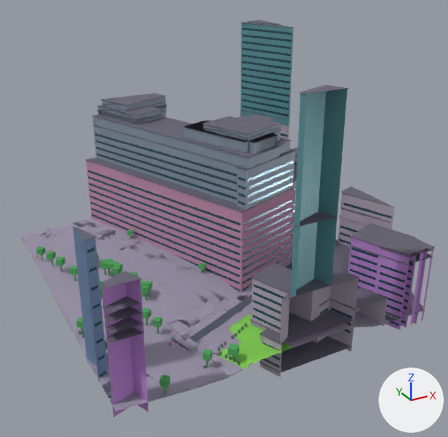
An edit to the glTF model public/maps/melbourne/chunks/5_-18.glb, drawn before and after from the same camera.
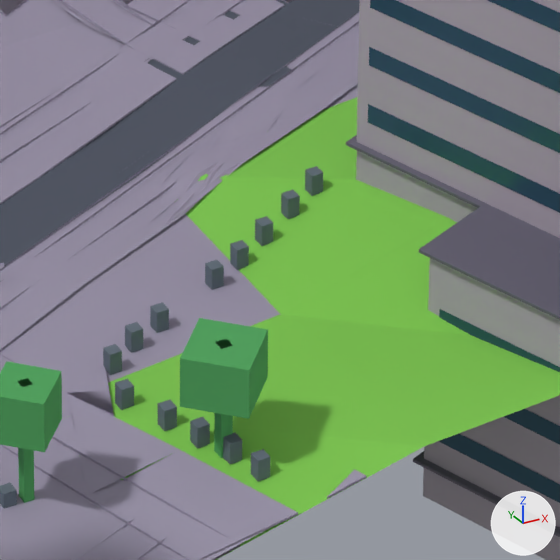
Each version is shown whole from a 50 mm lens placed at (553.7, 1909.2, 146.0), pointed at (657.2, 2097.4, 51.9), then close up on the part from 46% to 62% of the width and 69% to 86% of the height. Lighting does not change. The marker at lower right points along +X, +Y and +Z. The first two pictures are the older version. Where no turn or scale is listed for an object, it has been applied to the vertices. Vertices at exactly the same position are counted once.

Objects in the first close-up: 'compiled-chunk'.
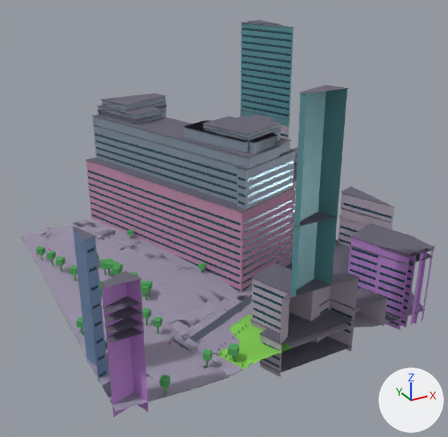
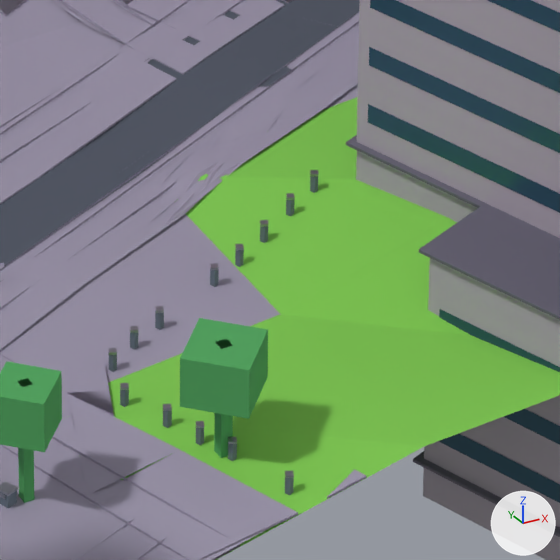
The edits, one by one:
me_mesh_0 is used by ob_compiled_chunk; location (654.0, 2105.86, 65.23).
me_mesh_0 had 9254 vertices, 11376 faces and spanned x -60.0..60.0, y -60.3..60.3, z -49.2..49.2.
me_mesh_0 now has 9646 vertices, 11964 faces and spans x -60.0..60.0, y -60.3..60.3, z -49.2..49.2.
me_mesh_0 part 1: the loose piece of 8 vertices spanning x -21.1..-20.5, y -50.0..-49.4, z -40.6..-39.5 is turned 110.1 degrees about the z axis through its middle and scaled by 0.854, then moved by (-7.3, -3.1, -0.7).
me_mesh_0 part 2: the loose piece of 8 vertices spanning x -18.9..-18.3, y -46.7..-46.1, z -40.4..-39.4 is scaled about its middle by (-0.407, -0.407, 0.853), then moved by (0.0, 0.0, -0.1).
me_mesh_0 part 3: the loose piece of 8 vertices spanning x -13.8..-13.2, y -44.8..-44.2, z -40.0..-38.9 is scaled about its middle by (-0.409, -0.407, 0.853), then moved by (0.0, 0.0, -0.1).
me_mesh_0 part 4: the loose piece of 8 vertices spanning x -10.5..-9.9, y -43.6..-43.0, z -39.5..-38.4 is scaled about its middle by (-0.407, -0.402, 0.859), then moved by (20.6, 20.0, 1.8).
me_mesh_0 part 5: the loose piece of 8 vertices spanning x -20.4..-19.7, y -52.4..-51.8, z -40.4..-39.4 is copied, and the copy is scaled about its middle by (-0.512, -0.512, 0.112), then moved by (0.0, 0.0, 0.4), in mat_rail (grey #9ea2a8); it spans x -20.3..-19.8, y -52.3..-51.8, z -39.5..-39.4.
me_mesh_0 part 6: the loose piece of 8 vertices spanning x -21.1..-20.5, y -50.0..-49.4, z -40.6..-39.5 is copied, and the copy is scaled about its middle by (-0.512, -0.512, 0.112), then moved by (0.0, 0.0, 0.4), in mat_rail (grey #9ea2a8); it spans x -21.1..-20.6, y -49.9..-49.5, z -39.7..-39.6.
me_mesh_0 part 7: the loose piece of 8 vertices spanning x -20.4..-19.8, y -47.5..-46.9, z -40.6..-39.5 is copied, and the copy is scaled about its middle by (-0.512, -0.506, 0.112), then moved by (0.0, 0.0, 0.4), in mat_rail (grey #9ea2a8); it spans x -20.3..-19.8, y -47.4..-47.0, z -39.7..-39.6.
me_mesh_0 part 8: the loose piece of 8 vertices spanning x -18.9..-18.3, y -46.7..-46.1, z -40.4..-39.4 is copied, and the copy is turned -114.3 degrees about the z axis through its middle and scaled by 0.291, then moved by (0.0, 0.0, 0.4), in mat_rail (grey #9ea2a8); it spans x -18.8..-18.4, y -46.7..-46.2, z -39.5..-39.4.
me_mesh_0 part 9: the loose piece of 8 vertices spanning x -17.3..-16.7, y -46.2..-45.6, z -40.3..-39.2 is copied, and the copy is turned -114.9 degrees about the z axis through its middle and scaled by 0.298, then moved by (0.0, 0.0, 0.4), in mat_rail (grey #9ea2a8); it spans x -17.2..-16.8, y -46.1..-45.7, z -39.4..-39.3.
me_mesh_0 part 10: the loose piece of 8 vertices spanning x -13.8..-13.2, y -44.8..-44.2, z -40.0..-38.9 is copied, and the copy is turned -114.9 degrees about the z axis through its middle and scaled by 0.296, then moved by (0.0, 0.0, 0.4), in mat_rail (grey #9ea2a8); it spans x -13.7..-13.3, y -44.8..-44.3, z -39.1..-39.0.
me_mesh_0 part 11: the loose piece of 8 vertices spanning x -12.1..-11.5, y -44.2..-43.6, z -39.9..-38.8 is copied, and the copy is turned -114.8 degrees about the z axis through its middle and scaled by 0.296, then moved by (0.0, 0.0, 0.4), in mat_rail (grey #9ea2a8); it spans x -12.0..-11.6, y -44.1..-43.7, z -39.0..-38.9.
me_mesh_0 part 12: 120 vertices moved from x -58.6..14.4, y -57.3..-8.8, z -41.2..-36.7 to x -58.3..39.7, y -58.7..-10.9, z -40.6..-34.5; 224 vertices added at x -60.0..10.6, y -58.8..1.4, z -40.6..-35.3.
Other edits to the shape of me_mesh_0 do not show in these pictures.

What differs and where, as boxes (x1, y1, x2, y2) in the close-ups (560 x 560 px; the box of a moved part takes in the faces that stretch with it):
part 1 of me_mesh_0, moved or reshaped
    before: (115, 379, 134, 410)
    after: (0, 491, 17, 508)
part 2 of me_mesh_0, moved or reshaped
    before: (125, 322, 143, 353)
    after: (130, 332, 138, 350)
part 3 of me_mesh_0, moved or reshaped
    before: (205, 260, 224, 290)
    after: (210, 267, 219, 287)
part 4 of me_mesh_0, moved or reshaped (not visible afterwards)
    before: (255, 216, 273, 246)
part 5 of me_mesh_0, added
    after: (163, 404, 172, 411)
part 6 of me_mesh_0, added
    after: (120, 383, 129, 390)
part 7 of me_mesh_0, added
    after: (109, 348, 117, 355)
part 8 of me_mesh_0, added
    after: (130, 326, 138, 333)
part 9 of me_mesh_0, added
    after: (156, 306, 164, 313)
part 10 of me_mesh_0, added
    after: (210, 263, 219, 270)
part 11 of me_mesh_0, added
    after: (235, 244, 244, 251)
part 12 of me_mesh_0, cut back
    before: (0, 166, 323, 509)
    after: (0, 170, 319, 496)
